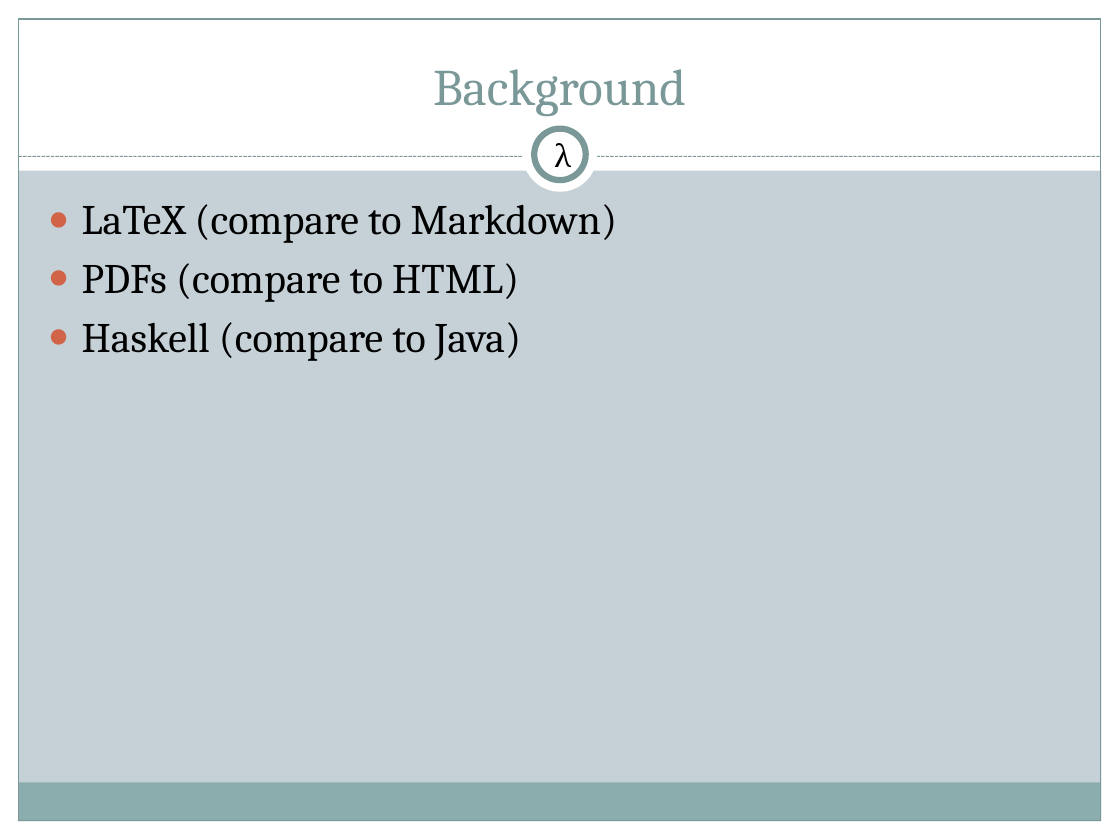
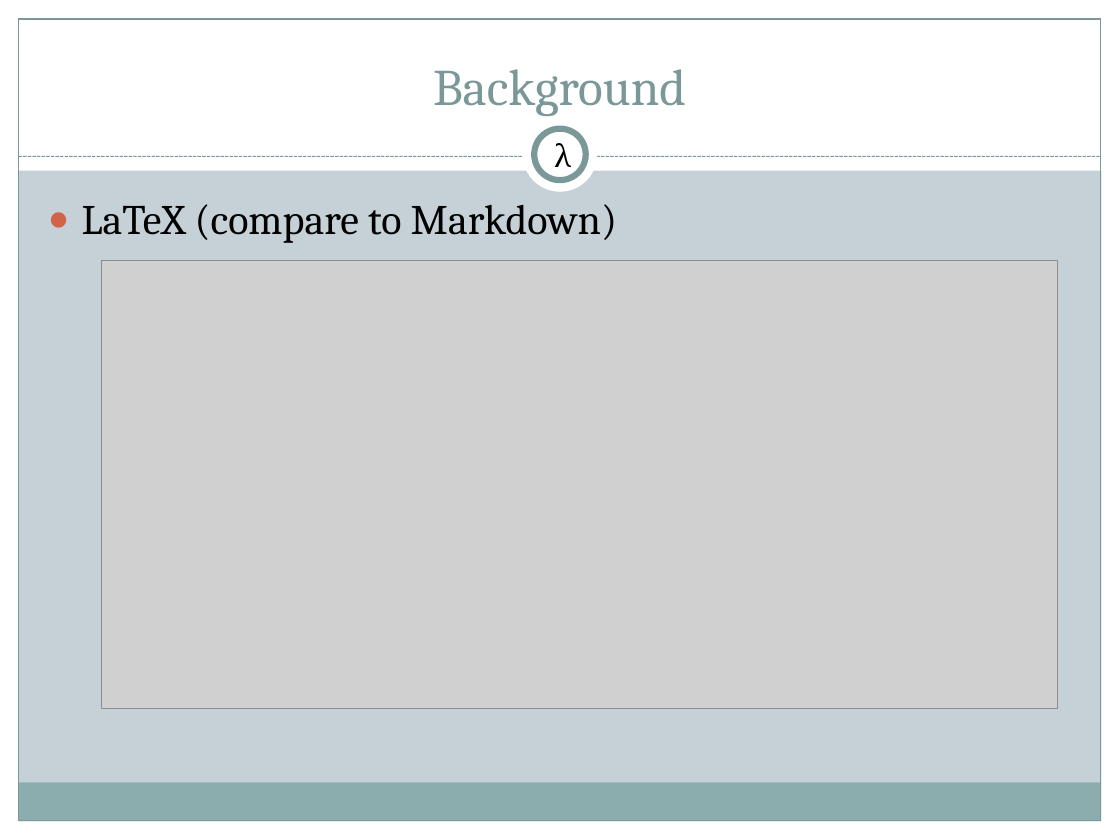
Before and after one commit to 2016rshah/Meta-BlaTeX, a slide deck: slide 3 of Presentations/Final_Presentation.pptx (slide 2 before the commit). Drawn at 1120x840 pixels with LibreOffice and Linux fonts; fonts in the diff are those of the drawing; grey boxes stand for pictures. Boxes give left, top, right and bottom in pixels: in the first picture for what was removed or moved away, otherwise in the second. Text is boxed around its words. In the diff, an @@ line names an element or a change of style, - is before the commit and + after.

```diff
--- a/Presentations/Final_Presentation.pptx
+++ b/Presentations/Final_Presentation.pptx
@@ text at <box>82,263,521,361</box>: paragraphs removed @@
-● PDFs (compare to HTML)
-● Haskell (compare to Java)
@@ picture added at <box>102,260,1058,709</box> @@
```
Also in this commit, not shown: 12 slides added.
